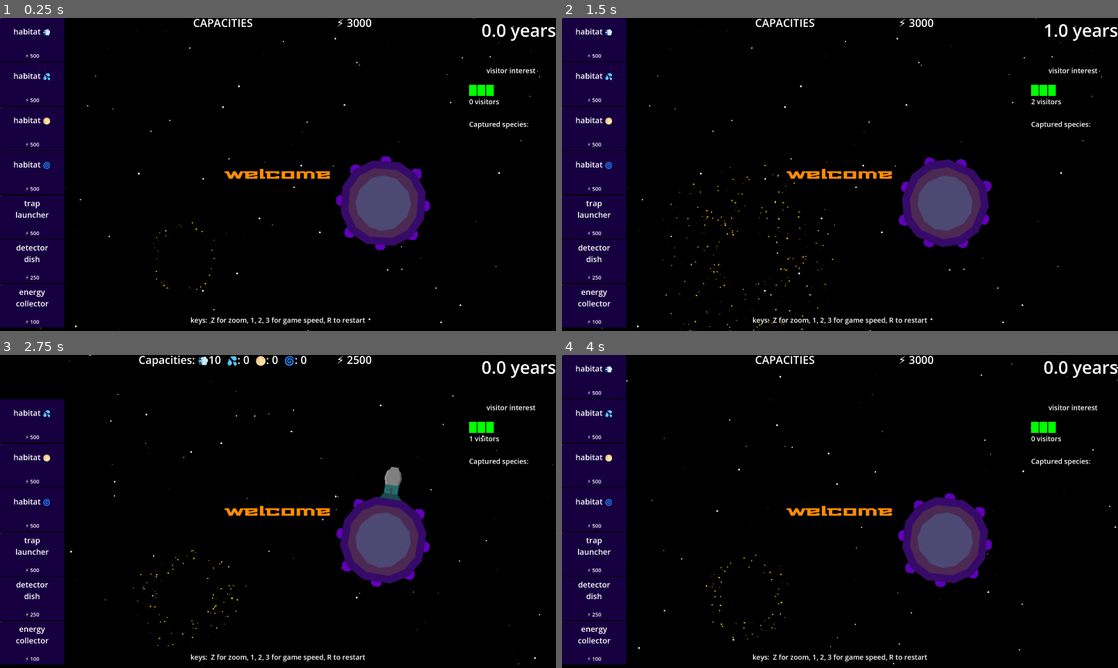
Above: before the commit, frames 1-4 (two rows, left to right).
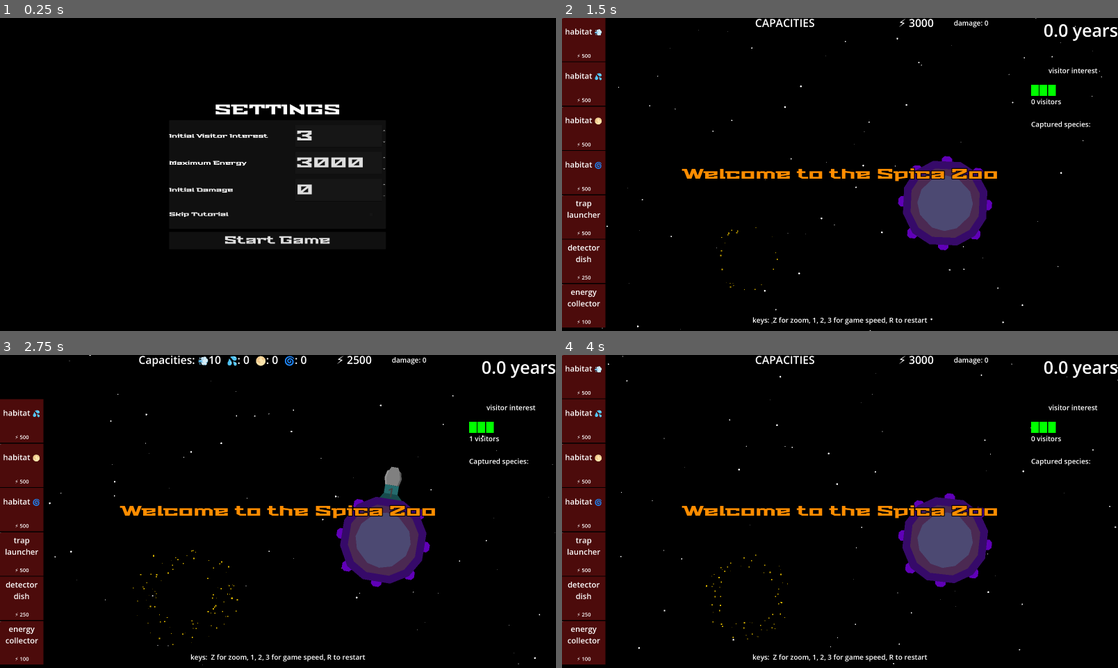
Above: after the commit, the same moments.

Repository: opensourceame/tins-2026
Game: Godot game, scene res://screens/settings.tscn
The game is run twice, just before and just after one commit, with the same random seed, the same clock (stepped at 60 frames per second) and the same inputs. Before the commit the project starts from res://main.tscn.
Inputs (mouse positions are in pixels of both pictures, inside the frame that each line leads up to):
- Up to frame 1 (0.25 s): no input
- Up to frame 2 (1.5 s): click (940, 215) at 0.52 s; click (840, 240) at 1.25 s, where only the run after the commit has a clickable "Start Game"
- Up to frame 3 (2.75 s): tap Enter at 2 s; move the mouse to (33, 376) at 2.02 s; hold W from 2.03 s (still down); tap R at 2.1 s; click (33, 376) at 2.17 s
- Up to frame 4 (4 s): move the mouse to (595, 420) at 2.77 s; release W at 2.78 s; tap G at 2.85 s; click (595, 420) at 2.92 s; click "Try Again" at 3.5 s

The runs differ from the first frame. In frame 1, 18% of the frame differs, in the area x 0-100%, y 0-100%; in frame 2, 13%; in frame 3, 11%; in frame 4, 13%.

Commit message:
separate permanent items and temporary into different tracks.  More settings

Diff:
--- a/common/settings_manager.gd
+++ b/common/settings_manager.gd
@@ -1,4 +1,34 @@
 extends Node
+
+const SETTINGS_PATH := "user://settings.cfg"
 
 var start_visitor_interest: int = 3
 var max_energy: int = 3000
+var start_damage: int = 0
+var skip_tutorial: bool = false
+
+
+func _ready():
+    load_settings()
+
+
+func save():
+    var config = ConfigFile.new()
+
+    config.set_value("gameplay", "start_visitor_interest", start_visitor_interest)
+    config.set_value("gameplay", "max_energy", max_energy)
+    config.set_value("gameplay", "start_damage", start_damage)
+    config.set_value("gameplay", "skip_tutorial", skip_tutorial)
+
+    config.save(SETTINGS_PATH)
+
+
+func load_settings():
+    var config = ConfigFile.new()
+    if config.load(SETTINGS_PATH) != OK:
+        return
+
+    start_visitor_interest = config.get_value("gameplay", "start_visitor_interest", start_visitor_interest)
+    max_energy = config.get_value("gameplay", "max_energy", max_energy)
+    start_damage = config.get_value("gameplay", "start_damage", start_damage)
+    skip_tutorial = config.get_value("gameplay", "skip_tutorial", skip_tutorial)
--- a/hud/hud.gd
+++ b/hud/hud.gd
@@ -2,7 +2,8 @@
 extends CanvasLayer
 
 @onready var game = get_tree().current_scene
-@onready var item_queue: ItemQueue = $ItemQueue
+@onready var item_queue: ItemQueue = %ItemQueue
+@onready var permanent_items: ItemQueue = %PermanentItems
 @onready var message: Control = $Message
 @onready var capacity_label: Label = %CapacityLabel
 @onready var damage_label: Label = %DamageLabel
@@ -19,7 +20,7 @@
     if message_queue.size() > 0 and not message_being_displayed:
         show_next_message()
 
-    $Control/VBoxContainer/Visitors/Label.text = str(int(game.visitors)) + ' visitors'
+    $RightBar/VBoxContainer/Visitors/Label.text = str(int(game.visitors)) + ' visitors'
     %EnergyLabel.text = "⚡️ " + str(int(game.energy))
 
     update_visitor_interest()
--- a/hud/hud.tscn
+++ b/hud/hud.tscn
@@ -11,26 +11,6 @@
 
 [node name="HUD" type="CanvasLayer" unique_id=1601605167]
 script = ExtResource("1_w8tcp")
-
-[node name="ItemQueue" type="Control" parent="." unique_id=135557051]
-layout_mode = 3
-anchors_preset = 0
-offset_right = 296.0
-offset_bottom = 1446.0
-size_flags_horizontal = 0
-size_flags_vertical = 3
-script = ExtResource("2_svhta")
-
-[node name="VBoxContainer" type="VBoxContainer" parent="ItemQueue" unique_id=1424261492]
-layout_mode = 1
-anchors_preset = 15
-anchor_right = 1.0
-anchor_bottom = 1.0
-grow_horizontal = 2
-grow_vertical = 2
-scale = Vector2(1.0008509, 1)
-size_flags_horizontal = 3
-size_flags_vertical = 3
 
 [node name="Message" type="Control" parent="." unique_id=296554277]
 custom_minimum_size = Vector2(800, 300)
@@ -64,7 +44,7 @@
 horizontal_alignment = 1
 vertical_alignment = 1
 
-[node name="Control" type="Control" parent="." unique_id=631157263]
+[node name="RightBar" type="Control" parent="." unique_id=631157263]
 custom_minimum_size = Vector2(400, 0)
 layout_mode = 3
 anchors_preset = 11
@@ -74,20 +54,20 @@
 grow_horizontal = 0
 grow_vertical = 2
 
-[node name="VBoxContainer" type="VBoxContainer" parent="Control" unique_id=1667902562]
-layout_mode = 1
-anchors_preset = 15
-anchor_right = 1.0
-anchor_bottom = 1.0
-grow_horizontal = 2
-grow_vertical = 2
-
-[node name="Years" type="Control" parent="Control/VBoxContainer" unique_id=840990189]
+[node name="VBoxContainer" type="VBoxContainer" parent="RightBar" unique_id=1667902562]
+layout_mode = 1
+anchors_preset = 15
+anchor_right = 1.0
+anchor_bottom = 1.0
+grow_horizontal = 2
+grow_vertical = 2
+
+[node name="Years" type="Control" parent="RightBar/VBoxContainer" unique_id=840990189]
 unique_name_in_owner = true
 custom_minimum_size = Vector2(200, 150)
 layout_mode = 2
 
-[node name="Label" type="Label" parent="Control/VBoxContainer/Years" unique_id=1340040383]
+[node name="Label" type="Label" parent="RightBar/VBoxContainer/Years" unique_id=1340040383]
 layout_mode = 1
 anchors_preset = 1
 anchor_left = 1.0
@@ -99,12 +79,12 @@
 text = "1000 years"
 horizontal_alignment = 2
 
-[node name="Years2" type="Control" parent="Control/VBoxContainer" unique_id=1337718301]
+[node name="Years2" type="Control" parent="RightBar/VBoxContainer" unique_id=1337718301]
 unique_name_in_owner = true
 custom_minimum_size = Vector2(200, 150)
 layout_mode = 2
 
-[node name="Label" type="Label" parent="Control/VBoxContainer/Years2" unique_id=1362242409]
+[node name="Label" type="Label" parent="RightBar/VBoxContainer/Years2" unique_id=1362242409]
 layout_mode = 1
 anchors_preset = 1
 anchor_left = 1.0
@@ -117,86 +97,86 @@
 horizontal_alignment = 1
 vertical_alignment = 2
 
-[node name="VisitorInterest" type="Control" parent="Control/VBoxContainer" unique_id=790834728]
+[node name="VisitorInterest" type="Control" parent="RightBar/VBoxContainer" unique_id=790834728]
 custom_minimum_size = Vector2(0, 50)
 layout_mode = 2
 
-[node name="InterestProgressBar" type="HBoxContainer" parent="Control/VBoxContainer/VisitorInterest" unique_id=1150570924]
-unique_name_in_owner = true
-layout_mode = 1
-anchors_preset = 15
-anchor_right = 1.0
-anchor_bottom = 1.0
-grow_horizontal = 2
-grow_vertical = 2
-
-[node name="ColorRect" type="ColorRect" parent="Control/VBoxContainer/VisitorInterest/InterestProgressBar" unique_id=1239781343]
-custom_minimum_size = Vector2(35, 0)
-layout_mode = 2
-
-[node name="ColorRect2" type="ColorRect" parent="Control/VBoxContainer/VisitorInterest/InterestProgressBar" unique_id=308261614]
-custom_minimum_size = Vector2(35, 0)
-layout_mode = 2
-
-[node name="ColorRect3" type="ColorRect" parent="Control/VBoxContainer/VisitorInterest/InterestProgressBar" unique_id=1276181207]
-custom_minimum_size = Vector2(35, 0)
-layout_mode = 2
-
-[node name="ColorRect4" type="ColorRect" parent="Control/VBoxContainer/VisitorInterest/InterestProgressBar" unique_id=1259121412]
-custom_minimum_size = Vector2(35, 0)
-layout_mode = 2
-
-[node name="ColorRect5" type="ColorRect" parent="Control/VBoxContainer/VisitorInterest/InterestProgressBar" unique_id=500897882]
-custom_minimum_size = Vector2(35, 0)
-layout_mode = 2
-
-[node name="ColorRect6" type="ColorRect" parent="Control/VBoxContainer/VisitorInterest/InterestProgressBar" unique_id=1553263496]
-custom_minimum_size = Vector2(35, 0)
-layout_mode = 2
-
-[node name="ColorRect7" type="ColorRect" parent="Control/VBoxContainer/VisitorInterest/InterestProgressBar" unique_id=989856757]
-custom_minimum_size = Vector2(35, 0)
-layout_mode = 2
-
-[node name="ColorRect8" type="ColorRect" parent="Control/VBoxContainer/VisitorInterest/InterestProgressBar" unique_id=1080157143]
-custom_minimum_size = Vector2(35, 0)
-layout_mode = 2
-
-[node name="ColorRect9" type="ColorRect" parent="Control/VBoxContainer/VisitorInterest/InterestProgressBar" unique_id=1924001013]
-custom_minimum_size = Vector2(35, 0)
-layout_mode = 2
-
-[node name="ColorRect10" type="ColorRect" parent="Control/VBoxContainer/VisitorInterest/InterestProgressBar" unique_id=1555775058]
-custom_minimum_size = Vector2(35, 0)
-layout_mode = 2
-
-[node name="Visitors" type="Control" parent="Control/VBoxContainer" unique_id=248585175]
+[node name="InterestProgressBar" type="HBoxContainer" parent="RightBar/VBoxContainer/VisitorInterest" unique_id=1150570924]
+unique_name_in_owner = true
+layout_mode = 1
+anchors_preset = 15
+anchor_right = 1.0
+anchor_bottom = 1.0
+grow_horizontal = 2
+grow_vertical = 2
+
+[node name="ColorRect" type="ColorRect" parent="RightBar/VBoxContainer/VisitorInterest/InterestProgressBar" unique_id=1239781343]
+custom_minimum_size = Vector2(35, 0)
+layout_mode = 2
+
+[node name="ColorRect2" type="ColorRect" parent="RightBar/VBoxContainer/VisitorInterest/InterestProgressBar" unique_id=308261614]
+custom_minimum_size = Vector2(35, 0)
+layout_mode = 2
+
+[node name="ColorRect3" type="ColorRect" parent="RightBar/VBoxContainer/VisitorInterest/InterestProgressBar" unique_id=1276181207]
+custom_minimum_size = Vector2(35, 0)
+layout_mode = 2
+
+[node name="ColorRect4" type="ColorRect" parent="RightBar/VBoxContainer/VisitorInterest/InterestProgressBar" unique_id=1259121412]
+custom_minimum_size = Vector2(35, 0)
+layout_mode = 2
+
+[node name="ColorRect5" type="ColorRect" parent="RightBar/VBoxContainer/VisitorInterest/InterestProgressBar" unique_id=500897882]
+custom_minimum_size = Vector2(35, 0)
+layout_mode = 2
+
+[node name="ColorRect6" type="ColorRect" parent="RightBar/VBoxContainer/VisitorInterest/InterestProgressBar" unique_id=1553263496]
+custom_minimum_size = Vector2(35, 0)
+layout_mode = 2
+
+[node name="ColorRect7" type="ColorRect" parent="RightBar/VBoxContainer/VisitorInterest/InterestProgressBar" unique_id=989856757]
+custom_minimum_size = Vector2(35, 0)
+layout_mode = 2
+
+[node name="ColorRect8" type="ColorRect" parent="RightBar/VBoxContainer/VisitorInterest/InterestProgressBar" unique_id=1080157143]
+custom_minimum_size = Vector2(35, 0)
+layout_mode = 2
+
+[node name="ColorRect9" type="ColorRect" parent="RightBar/VBoxContainer/VisitorInterest/InterestProgressBar" unique_id=1924001013]
+custom_minimum_size = Vector2(35, 0)
+layout_mode = 2
+
+[node name="ColorRect10" type="ColorRect" parent="RightBar/VBoxContainer/VisitorInterest/InterestProgressBar" unique_id=1555775058]
+custom_minimum_size = Vector2(35, 0)
+layout_mode = 2
+
+[node name="Visitors" type="Control" parent="RightBar/VBoxContainer" unique_id=248585175]
 custom_minimum_size = Vector2(0, 100)
 layout_mode = 2
 
-[node name="Label" type="Label" parent="Control/VBoxContainer/Visitors" unique_id=122609238]
+[node name="Label" type="Label" parent="RightBar/VBoxContainer/Visitors" unique_id=122609238]
 layout_mode = 0
 offset_right = 40.0
 offset_bottom = 23.0
 theme_override_font_sizes/font_size = 32
 text = "1234 visitors"
 
-[node name="Control" type="Control" parent="Control/VBoxContainer" unique_id=228174204]
+[node name="Control" type="Control" parent="RightBar/VBoxContainer" unique_id=228174204]
 custom_minimum_size = Vector2(0, 100)
 layout_mode = 2
 
-[node name="Label" type="Label" parent="Control/VBoxContainer/Control" unique_id=374405015]
+[node name="Label" type="Label" parent="RightBar/VBoxContainer/Control" unique_id=374405015]
 layout_mode = 0
 offset_right = 40.0
 offset_bottom = 23.0
 theme_override_font_sizes/font_size = 32
 text = "Captured species:"
 
-[node name="Species" type="Control" parent="Control/VBoxContainer" unique_id=295739418]
+[node name="Species" type="Control" parent="RightBar/VBoxContainer" unique_id=295739418]
 layout_mode = 2
 script = ExtResource("3_fjv1a")
 
-[node name="Label" type="Label" parent="Control/VBoxContainer/Species" unique_id=1290490472]
+[node name="Label" type="Label" parent="RightBar/VBoxContainer/Species" unique_id=1290490472]
 layout_mode = 0
 offset_right = 40.0
 offset_bottom = 23.0
@@ -304,3 +284,47 @@
 text = "keys:  Z for zoom, 1, 2, 3 for game speed, R to restart"
 horizontal_alignment = 1
 vertical_alignment = 1
+
+[node name="HBoxContainer" type="HBoxContainer" parent="." unique_id=165768283]
+custom_minimum_size = Vector2(400, 0)
+anchors_preset = 9
+anchor_bottom = 1.0
+grow_vertical = 2
+
+[node name="PermanentItems" type="Control" parent="HBoxContainer" unique_id=135557051]
+unique_name_in_owner = true
+custom_minimum_size = Vector2(200, 0)
+layout_mode = 2
+size_flags_horizontal = 2
+size_flags_vertical = 3
+script = ExtResource("2_svhta")
+
+[node name="VBoxContainer" type="VBoxContainer" parent="HBoxContainer/PermanentItems" unique_id=1424261492]
+layout_mode = 1
+anchors_preset = 15
+anchor_right = 1.0
+anchor_bottom = 1.0
+grow_horizontal = 2
+grow_vertical = 2
+scale = Vector2(1.0008509, 1)
+size_flags_horizontal = 3
+size_flags_vertical = 3
+
+[node name="ItemQueue" type="Control" parent="HBoxContainer" unique_id=1625810702]
+unique_name_in_owner = true
+custom_minimum_size = Vector2(200, 0)
+layout_mode = 2
+size_flags_horizontal = 2
+size_flags_vertical = 3
+script = ExtResource("2_svhta")
+
+[node name="VBoxContainer" type="VBoxContainer" parent="HBoxContainer/ItemQueue" unique_id=180169571]
+layout_mode = 1
+anchors_preset = 15
+anchor_right = 1.0
+anchor_bottom = 1.0
+grow_horizontal = 2
+grow_vertical = 2
+scale = Vector2(1.0008509, 1)
+size_flags_horizontal = 3
+size_flags_vertical = 3
--- a/hud/item_queue.gd
+++ b/hud/item_queue.gd
@@ -12,11 +12,16 @@
     print("ITEM QUEUE: adding ", type, " data: ", data)
     var item = PLACE_ITEM.instantiate()
     $VBoxContainer.add_child(item)
+
+
     items.append(item)
     var env = data.get("environment")
     item.type = type
     item.data = data
     item.label.text = type.replace("_", "\n")
+
+    if item.find_parent("PermanentItems"):
+        item.get_node("ColorRect").color = Color(0.299, 0.044, 0.044, 1.0)
 
     if env:
         item.label.text += " " + env_icon(env)
--- a/main.gd
+++ b/main.gd
@@ -10,6 +10,7 @@
 const ZOOM_TIME: float = 0.3
 static var MAX_ENERGY: int = 3000
 
+var skip_tutorial: bool = false
 var zoomed_out: bool = false
 var center: Vector2
 var tween: Tween
@@ -45,6 +46,8 @@
     visitor_interest = SettingsManager.start_visitor_interest
     MAX_ENERGY = SettingsManager.max_energy
     energy = MAX_ENERGY
+    spica.damage = SettingsManager.start_damage
+    SignalBus.spica_damage.emit()
 
     center = get_viewport().get_visible_rect().size * 0.5
 
@@ -57,15 +60,18 @@
 
     spawn = SPAWNER_SCRIPT.new()
 
-    hud.item_queue.add_item("habitat", { "environment": "oxygen" })
-    hud.item_queue.add_item("habitat", { "environment": "water" })
-    hud.item_queue.add_item("habitat", { "environment": "sulphuric" })
-    hud.item_queue.add_item("habitat", { "environment": "plasma" })
-    hud.item_queue.add_item("trap_launcher")
-    hud.item_queue.add_item("detector_dish")
-    hud.item_queue.add_item("energy_collector")
+    hud.permanent_items.add_item("habitat", { "environment": "oxygen" })
+    hud.permanent_items.add_item("habitat", { "environment": "water" })
+    hud.permanent_items.add_item("habitat", { "environment": "sulphuric" })
+    hud.permanent_items.add_item("habitat", { "environment": "plasma" })
+    hud.permanent_items.add_item("trap_launcher")
+    hud.permanent_items.add_item("detector_dish")
+    hud.permanent_items.add_item("energy_collector")
 
-    hud.queue_message("welcome")
+    if not skip_tutorial:
+        hud.queue_message("Welcome to the Spica Zoo")
+        hud.queue_message("Keep your visitors happy and the zoo open")
+
 
     visitor_interest_timer.timeout.connect(lose_interest)
     visitor_interest_timer.start()
--- a/project.godot
+++ b/project.godot
@@ -11,7 +11,7 @@
 [application]
 
 config/name="TINS 2026"
-run/main_scene="uid://cqow47bch5ocs"
+run/main_scene="res://screens/settings.tscn"
 config/features=PackedStringArray("4.6", "GL Compatibility")
 config/icon="res://icon.svg"
 
--- /dev/null
+++ b/screens/quick_load.tscn
@@ -0,0 +1,56 @@
+[gd_scene format=3 uid="uid://55kl2j1iukqm"]
+
+[ext_resource type="Script" path="res://screens/quick_load.gd" id="1_2ql6c"]
+[ext_resource type="Theme" uid="uid://l3l6nwdr2id0" path="res://themes/retro_theme.tres" id="2_qum08"]
+
+[node name="QuickLoad" type="Control" unique_id=237164150]
+layout_mode = 3
+anchors_preset = 15
+anchor_right = 1.0
+anchor_bottom = 1.0
+grow_horizontal = 2
+grow_vertical = 2
+script = ExtResource("1_2ql6c")
+
+[node name="CenterContainer" type="CenterContainer" parent="." unique_id=1382462384]
+layout_mode = 1
+anchors_preset = 15
+anchor_right = 1.0
+anchor_bottom = 1.0
+grow_horizontal = 2
+grow_vertical = 2
+
+[node name="Panel" type="Panel" parent="CenterContainer" unique_id=1202386435]
+custom_minimum_size = Vector2(800, 600)
+layout_mode = 2
+
+[node name="VBoxContainer" type="VBoxContainer" parent="CenterContainer/Panel" unique_id=1224322529]
+layout_mode = 1
+anchors_preset = 15
+anchor_right = 1.0
+anchor_bottom = 1.0
+grow_horizontal = 2
+grow_vertical = 2
+theme = ExtResource("2_qum08")
+theme_override_constants/separation = 20
+
+[node name="Title" type="Label" parent="CenterContainer/Panel/VBoxContainer" unique_id=1848421178]
+layout_mode = 2
+theme_override_font_sizes/font_size = 64
+text = "QUICK LOAD"
+horizontal_alignment = 1
+
+[node name="Saves" type="VBoxContainer" parent="CenterContainer/Panel/VBoxContainer" unique_id=601666568]
+unique_name_in_owner = true
+layout_mode = 2
+size_flags_vertical = 3
+
+[node name="Spacer" type="Control" parent="CenterContainer/Panel/VBoxContainer" unique_id=352104735]
+layout_mode = 2
+size_flags_vertical = 3
+
+[node name="BackButton" type="Button" parent="CenterContainer/Panel/VBoxContainer" unique_id=720135099]
+unique_name_in_owner = true
+layout_mode = 2
+theme_override_font_sizes/font_size = 48
+text = "Back"
--- a/screens/settings.gd
+++ b/screens/settings.gd
@@ -3,17 +3,24 @@
 
 @onready var visitor_interest_spinbox: SpinBox = %VisitorInterestSpinBox
 @onready var max_energy_spinbox: SpinBox = %MaxEnergySpinBox
+@onready var initial_damage_spinbox: SpinBox = %InitialDamageSpinBox
+@onready var skip_tutorial_checkbox: CheckBox = %SkipTutorialCheckBox
 @onready var start_button: Button = %StartButton
 
 
 func _ready():
-	visitor_interest_spinbox.value = SettingsManager.start_visitor_interest
-	max_energy_spinbox.value = SettingsManager.max_energy
+    visitor_interest_spinbox.value = SettingsManager.start_visitor_interest
+    max_energy_spinbox.value = SettingsManager.max_energy
+    initial_damage_spinbox.value = SettingsManager.start_damage
+    skip_tutorial_checkbox.button_pressed = SettingsManager.skip_tutorial
 
-	start_button.pressed.connect(_on_start_pressed)
+    start_button.pressed.connect(_on_start_pressed)
 
 
 func _on_start_pressed():
-	SettingsManager.start_visitor_interest = visitor_interest_spinbox.value
-	SettingsManager.max_energy = max_energy_spinbox.value
-	get_tree().change_scene_to_file("res://main.tscn")
+    SettingsManager.start_visitor_interest = visitor_interest_spinbox.value
+    SettingsManager.max_energy = max_energy_spinbox.value
+    SettingsManager.start_damage = initial_damage_spinbox.value
+    SettingsManager.skip_tutorial = skip_tutorial_checkbox.button_pressed
+    SettingsManager.save()
+    get_tree().change_scene_to_file("res://main.tscn")
--- a/screens/settings.tscn
+++ b/screens/settings.tscn
@@ -76,6 +76,38 @@
 step = 100.0
 value = 3000.0
 
+[node name="InitialDamageRow" type="HBoxContainer" parent="CenterContainer/Panel/VBoxContainer" unique_id=2053762873]
+layout_mode = 2
+
+[node name="Label" type="Label" parent="CenterContainer/Panel/VBoxContainer/InitialDamageRow" unique_id=1759926147]
+layout_mode = 2
+size_flags_horizontal = 3
+theme_override_font_sizes/font_size = 24
+text = "Initial Damage"
+vertical_alignment = 1
+
+[node name="InitialDamageSpinBox" type="SpinBox" parent="CenterContainer/Panel/VBoxContainer/InitialDamageRow" unique_id=1022707306]
+unique_name_in_owner = true
+layout_mode = 2
+max_value = 50.0
+
+[node name="SkipTutorialRow" type="HBoxContainer" parent="CenterContainer/Panel/VBoxContainer" unique_id=2053762874]
+layout_mode = 2
+
+[node name="Label" type="Label" parent="CenterContainer/Panel/VBoxContainer/SkipTutorialRow" unique_id=1759926148]
+layout_mode = 2
+size_flags_horizontal = 3
+theme_override_font_sizes/font_size = 24
+text = "Skip Tutorial"
+vertical_alignment = 1
+
+[node name="SkipTutorialCheckBox" type="CheckBox" parent="CenterContainer/Panel/VBoxContainer/SkipTutorialRow" unique_id=1022707307]
+unique_name_in_owner = true
+custom_minimum_size = Vector2(80, 80)
+layout_mode = 2
+theme_override_font_sizes/font_size = 48
+scale = Vector2(2, 2)
+
 [node name="Spacer" type="Control" parent="CenterContainer/Panel/VBoxContainer" unique_id=1749496683]
 layout_mode = 2
 size_flags_vertical = 3
